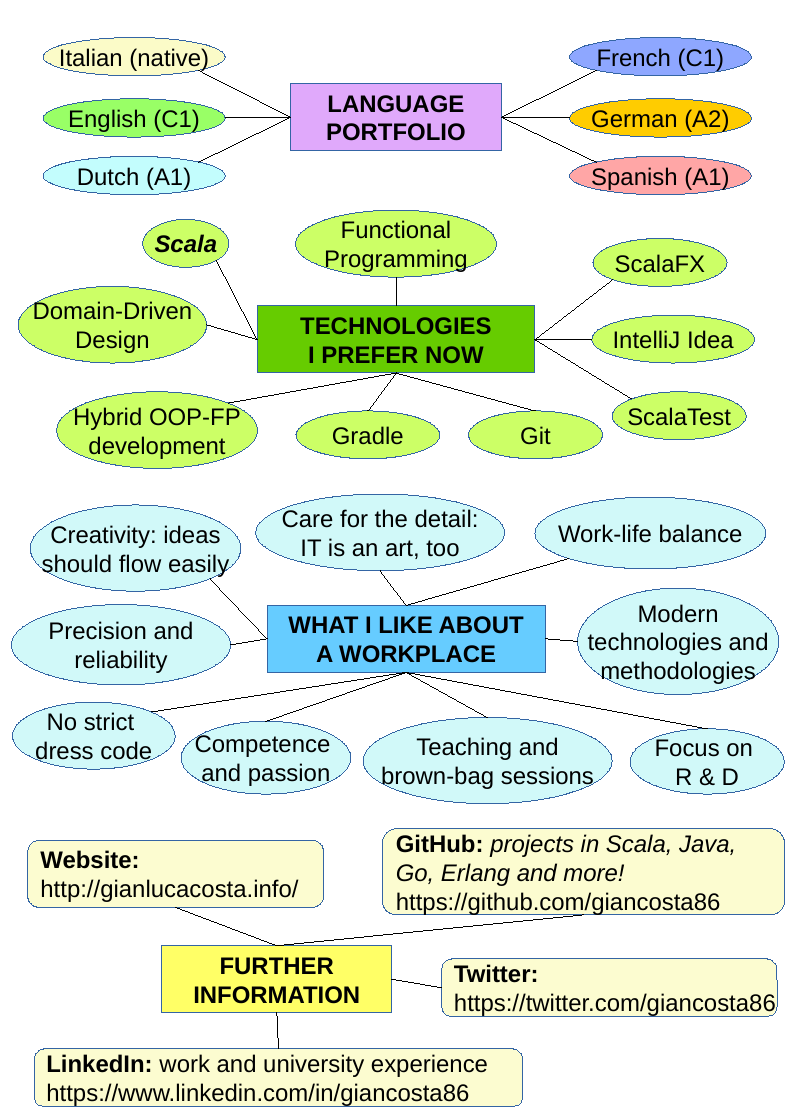
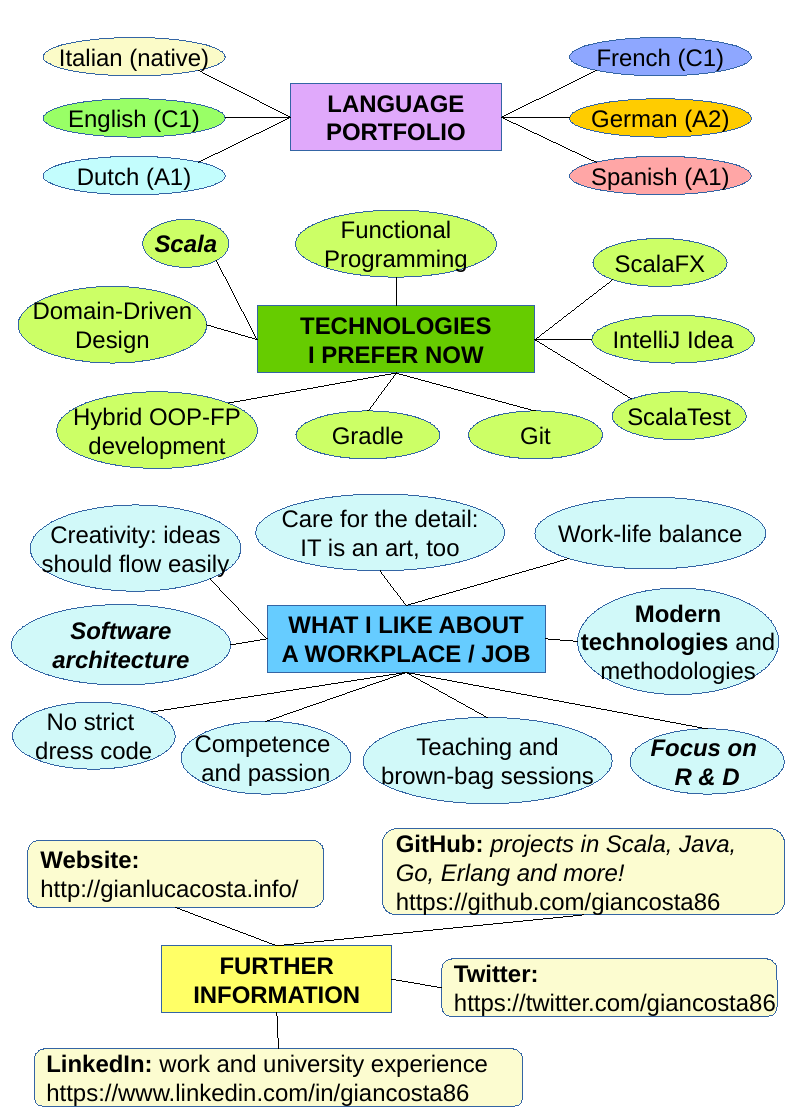
Before and after one commit to giancosta86/giancosta86.github.io, a slide deck: slide 2 of _sources/cv_costa_en.odp. Drawn at 792x1120 pixels with LibreOffice and Linux fonts; fonts in the diff are those of the drawing. Boxes give left, top, right and bottom in pixels: in the first picture for what was removed or moved away, otherwise in the second. Text is boxed around its words. In the diff, an @@ line names an element or a change of style, - is before the commit and + after.

```diff
--- a/_sources/cv_costa_en.odp
+++ b/_sources/cv_costa_en.odp
@@ text in ellipse at box(52, 621, 189, 669): text changed; bold on; italic on @@
-Precision and
-reliability
+Software
+architecture
@@ text in rectangle at box(282, 616, 530, 663): text changed @@
-WHAT I LIKE ABOUT
-A WORKPLACE
+WHAT I LIKE ABOUT
+A WORKPLACE / JOB
@@ text in ellipse at box(581, 604, 775, 656): bold on in "Modern technologies" @@
@@ ellipse "Focus on" at box(630, 729, 784, 794): bold on, italic on @@
```
Also in this commit, not shown: 1 other slide changed, 1 other file.
